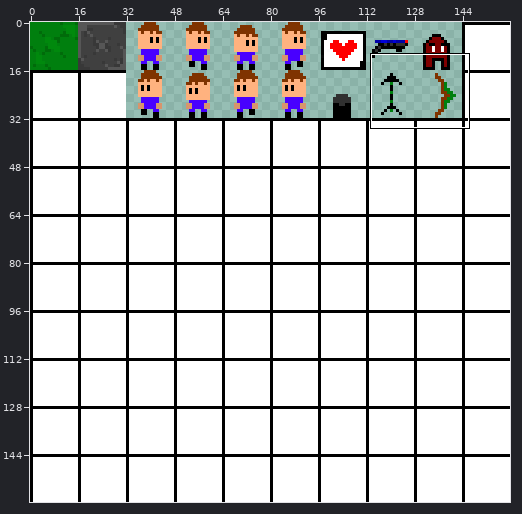
Edited in one commit: sprite sheet (gamePlatformerOne/res/spriteSheet.png). Above: a wide view before the commit, with the close-up outlined.
Close-up. As it was:
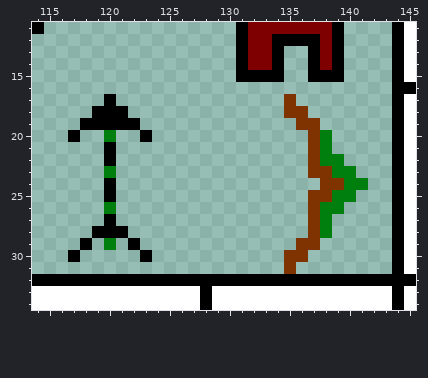
The file is 160x160 pixels. Colours within 5 levels of each other are drawn and written as one. Shown: x 114..145, y 11..34.
The result:
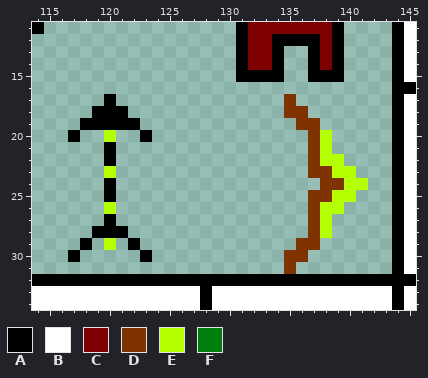
Palette (. is transparent): A #000000  B #ffffff  C #7f0000  D #7f3300  E #b6ff00  F #007f0e
Edits made:
y 20: x 120 F -> E; x 138 F -> E
y 21: x 138 F -> E
y 22: x 138..139 FF -> EE
y 23: x 120 F -> E; x 139..140 FF -> EE
y 24: x 140..141 FF -> EE
y 25: x 139..140 FF -> EE
y 26: x 120 F -> E; x 138..139 FF -> EE
y 27..28: x 138 F -> E
y 29: x 120 F -> E
Pixel boxes of the changes (left, top, right, bottom) in both close-ups:
changed: (104, 130, 116, 250)
changed: (320, 130, 368, 238)
